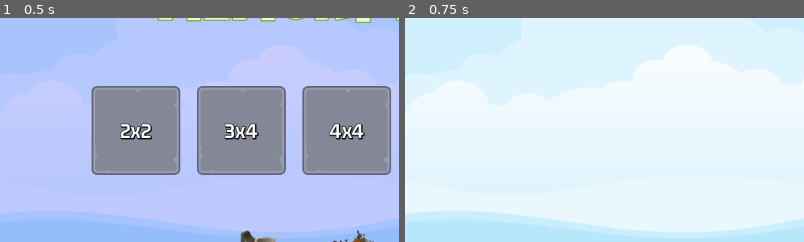
Above: before the commit, frames 1-2 (left to right).
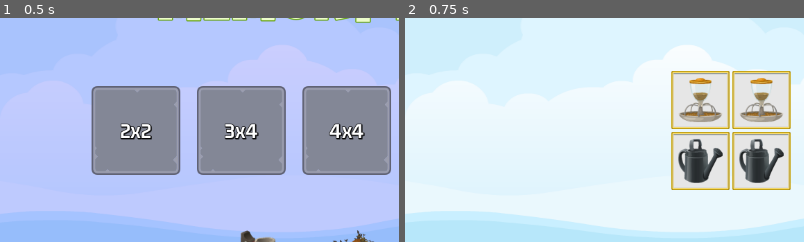
Above: after the commit, the same moments.

Repository: bluewind109/Memory-Madness
Game: Godot game, scene res://master_scene/master_scene.tscn
Two runs of this game, one before a commit and one after it. Both use one fixed random seed, a clock stepped at 60 frames per second and the inputs below.
Inputs:
- Up to frame 1 (0.5 s): no input
- Up to frame 2 (0.75 s): click "2x2" at 0.5 s
The pictures show only the part of the screen within x 0-50%, y 25-75%; the shares and areas given below are measured in that part.

Frame 1 is identical in both runs. In frame 2, 8.3% of the frame differs, in the area x 66-97%, y 23-77%.

Commit message:
Implement level creation

Diff:
--- a/game_screen/game_screen.gd
+++ b/game_screen/game_screen.gd
@@ -1,15 +1,29 @@
 extends Control
 
+@export var mem_tile_scene: PackedScene
+
 @onready var exit_sound = $ExitSound
+@onready var tile_container = $HB/MC1/TileContainer
 
 func _ready():
 	SignalManager.on_level_selected.connect(on_level_selected)
+
+func add_memory_tile(
+	ii_dict: Dictionary,
+	frame_img: CompressedTexture2D
+) -> void:
+	var new_tile = mem_tile_scene.instantiate()
+	tile_container.add_child(new_tile)
+	new_tile.setup(ii_dict, frame_img)
 
 func on_level_selected(level_num: int) -> void:
 	var level_selection = GameManager.get_level_selection(level_num)
 	var frame_image = ImageManager.get_random_frame_image()
 
-	pass
+	tile_container.columns = level_selection.num_cols
+
+	for ii_dict in level_selection.image_list:
+		add_memory_tile(ii_dict, frame_image)
 
 func _on_exit_button_pressed() -> void:
 	SoundManager.play_button_click(exit_sound)
--- a/game_screen/game_screen.tscn
+++ b/game_screen/game_screen.tscn
@@ -1,8 +1,9 @@
-[gd_scene load_steps=7 format=3 uid="uid://cm0283hu34evf"]
+[gd_scene load_steps=8 format=3 uid="uid://cm0283hu34evf"]
 
 [ext_resource type="Script" path="res://game_screen/game_screen.gd" id="1_ci2s8"]
 [ext_resource type="LabelSettings" uid="uid://co817j3wc6wd" path="res://GM_32_dark_grey.tres" id="1_oy86j"]
 [ext_resource type="Texture2D" uid="uid://cbtgdcgkm25ru" path="res://assets/ui/blue_button00.png" id="2_etqve"]
+[ext_resource type="PackedScene" uid="uid://dt2mfp0udbn2u" path="res://memory_tile/memory_tile.tscn" id="2_xvsyk"]
 [ext_resource type="Texture2D" uid="uid://dliauay8tgdev" path="res://assets/ui/yellow_button00.png" id="3_lpsn8"]
 [ext_resource type="Texture2D" uid="uid://dkxsrjuwmb6hk" path="res://assets/ui/green_button00.png" id="4_qkj7h"]
 [ext_resource type="LabelSettings" uid="uid://c8cfirn50u5j" path="res://GM_32_white.tres" id="5_xygy0"]
@@ -15,6 +16,7 @@
 grow_horizontal = 2
 grow_vertical = 2
 script = ExtResource("1_ci2s8")
+mem_tile_scene = ExtResource("2_xvsyk")
 
 [node name="HB" type="HBoxContainer" parent="."]
 layout_mode = 1
--- a/master_scene/master_scene.gd
+++ b/master_scene/master_scene.gd
@@ -15,6 +15,7 @@
 
 func on_game_exit_pressed() -> void:
 	show_game(false)
+	GameManager.clear_nodes_of_group(GameManager.GROUP_TILE)
 	SoundManager.play_sound(bgm, SoundManager.SOUND_MAIN_MENU)
 
 func on_level_selected(level_num: int) -> void:
--- /dev/null
+++ b/memory_tile/memory_tile.gd
@@ -0,0 +1,20 @@
+extends TextureButton
+
+@onready var frame_image = $FrameImage
+@onready var item_image = $ItemImage
+
+var _item_name: String
+
+func _ready():
+	pass
+
+func get_item_name() -> String:
+	return _item_name
+
+func setup(
+	ii_dict: Dictionary,
+	_frame_img: CompressedTexture2D
+) -> void:
+	frame_image.texture = _frame_img
+	item_image.texture = ii_dict.item_texture
+	_item_name = ii_dict.item_name
--- /dev/null
+++ b/memory_tile/memory_tile.tscn
@@ -0,0 +1,48 @@
+[gd_scene load_steps=5 format=3 uid="uid://dt2mfp0udbn2u"]
+
+[ext_resource type="Texture2D" uid="uid://4fau0pobbkd0" path="res://assets/frames/hidden_frame_blank.png" id="1_jgxp4"]
+[ext_resource type="Texture2D" uid="uid://bre63wlmhxbmh" path="res://assets/frames/blue_frame.png" id="2_hwmll"]
+[ext_resource type="Script" path="res://memory_tile/memory_tile.gd" id="2_lkraj"]
+[ext_resource type="Texture2D" uid="uid://dhhe478k8dyjk" path="res://assets/glitch/cabbage.png" id="3_7n44t"]
+
+[node name="MemoryTile" type="TextureButton" groups=["tile"]]
+anchors_preset = 8
+anchor_left = 0.5
+anchor_top = 0.5
+anchor_right = 0.5
+anchor_bottom = 0.5
+offset_left = -42.0
+offset_top = -42.0
+offset_right = 42.0
+offset_bottom = 42.0
+grow_horizontal = 2
+grow_vertical = 2
+pivot_offset = Vector2(42, 42)
+texture_normal = ExtResource("1_jgxp4")
+script = ExtResource("2_lkraj")
+
+[node name="FrameImage" type="TextureRect" parent="."]
+layout_mode = 1
+anchors_preset = 15
+anchor_right = 1.0
+anchor_bottom = 1.0
+grow_horizontal = 2
+grow_vertical = 2
+pivot_offset = Vector2(42, 42)
+texture = ExtResource("2_hwmll")
+
+[node name="ItemImage" type="TextureRect" parent="."]
+layout_mode = 1
+anchors_preset = 8
+anchor_left = 0.5
+anchor_top = 0.5
+anchor_right = 0.5
+anchor_bottom = 0.5
+offset_left = -32.0
+offset_top = -32.0
+offset_right = 32.0
+offset_bottom = 32.0
+grow_horizontal = 2
+grow_vertical = 2
+pivot_offset = Vector2(32, 32)
+texture = ExtResource("3_7n44t")
--- a/singletons/game_manager.gd
+++ b/singletons/game_manager.gd
@@ -1,4 +1,6 @@
 extends Node
+
+const GROUP_TILE: String = "tile"
 
 const LEVELS: Dictionary = {
 	1: { "rows": 2, "cols": 2 },
@@ -27,3 +29,7 @@
 		"num_cols": l_data.cols,
 		"image_list": selected_level_images
 	}
+
+func clear_nodes_of_group(group_name: String) -> void:
+	for n in get_tree().get_nodes_in_group(group_name):
+		n.queue_free()
Not shown, changed: assets/sounds/bgm_action_3.mp3.import
Not shown, changed: assets/sounds/bgm_action_4.mp3.import
